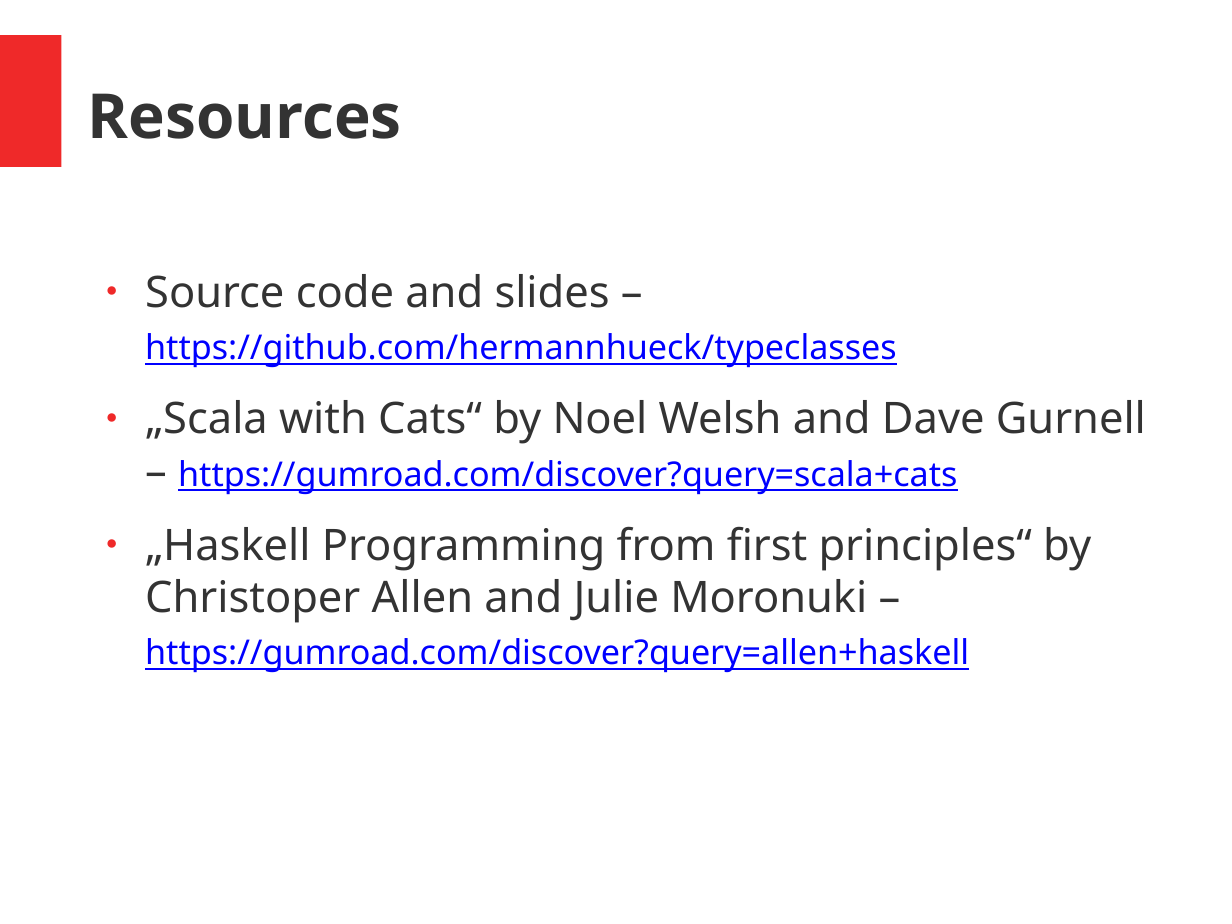
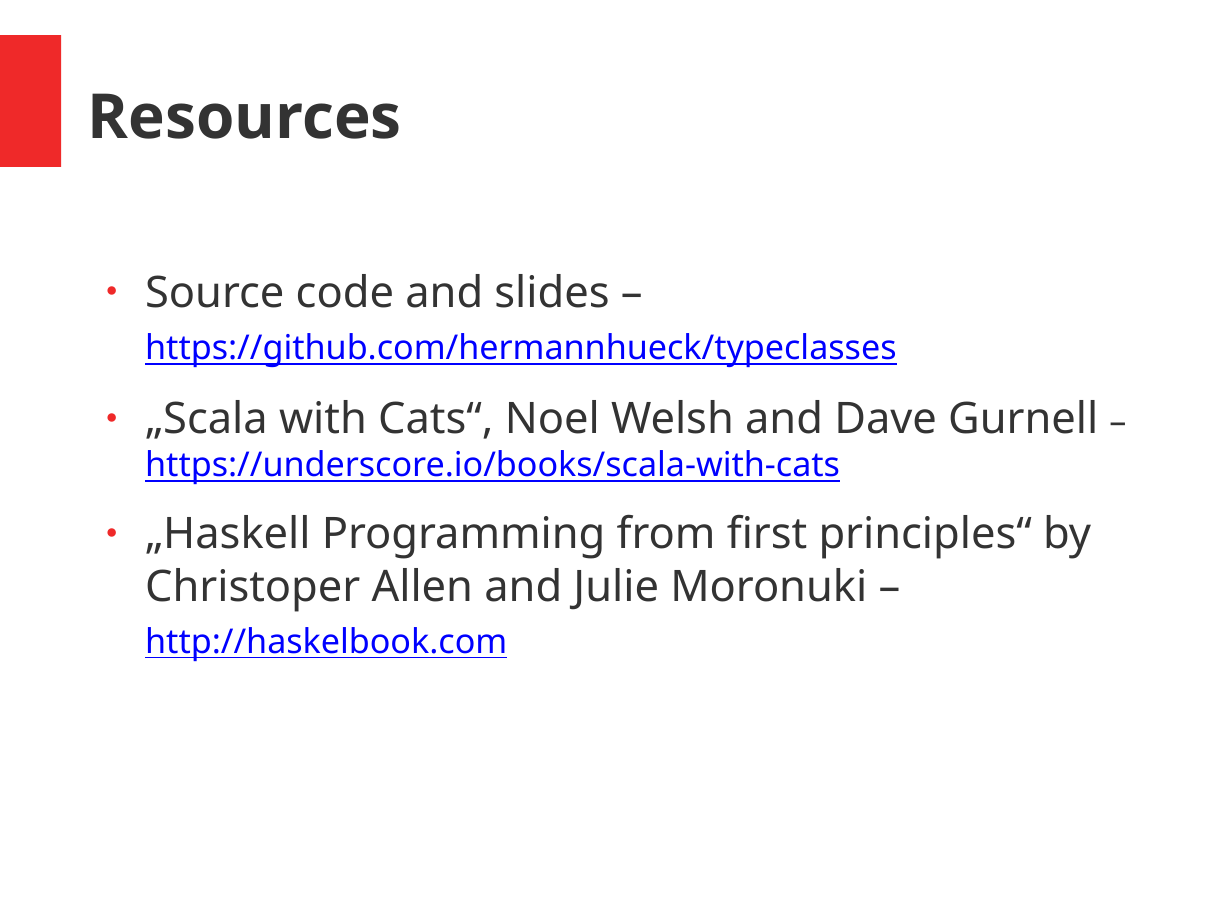
Before and after one commit to hermannhueck/typeclasses, a slide deck: slide 28 of Slides/TypeClasses.pptx (slide 26 before the commit). Drawn at 1232x924 pixels with LibreOffice and Linux fonts; fonts in the diff are those of the drawing. Boxes give left, top, right and bottom in pixels: in the first picture for what was removed or moved away, otherwise in the second. Text is boxed around its words. In the diff, an @@ line names an element or a change of style, - is before the commit and + after.

```diff
--- a/Slides/TypeClasses.pptx
+++ b/Slides/TypeClasses.pptx
@@ text at (x1=145, y1=400, x2=1098, y2=662): text changed @@
-● „Scala with Cats“ by Noel Welsh and Dave Gurnell – https://gumroad.com/discover?query=scala+cats
-● „Haskell Programming from first principles“ by Christoper Allen and Julie Moronuki – https://gumroad.com/discover?query=allen+haskell
+● „Scala with Cats“, Noel Welsh and Dave Gurnell – https://underscore.io/books/scala-with-cats
+● „Haskell Programming from first principles“ by Christoper Allen and Julie Moronuki – http://haskelbook.com
```
Also in this commit, not shown: 11 other slides changed, 2 slides added, 1 other file.
